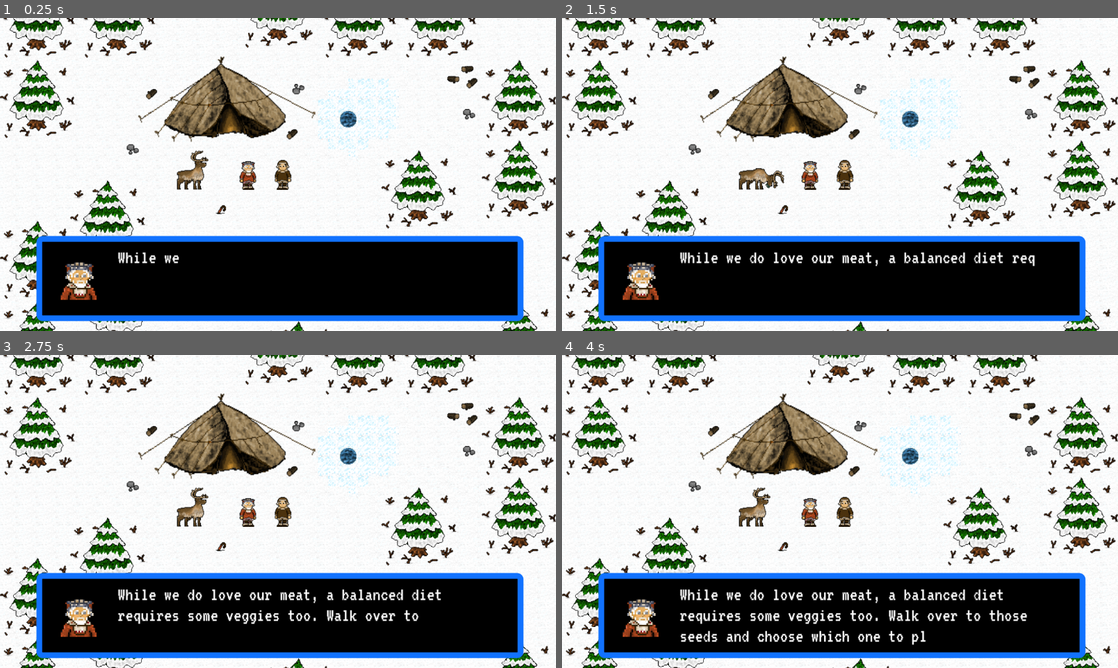
Above: before the commit, frames 1-4 (two rows, left to right).
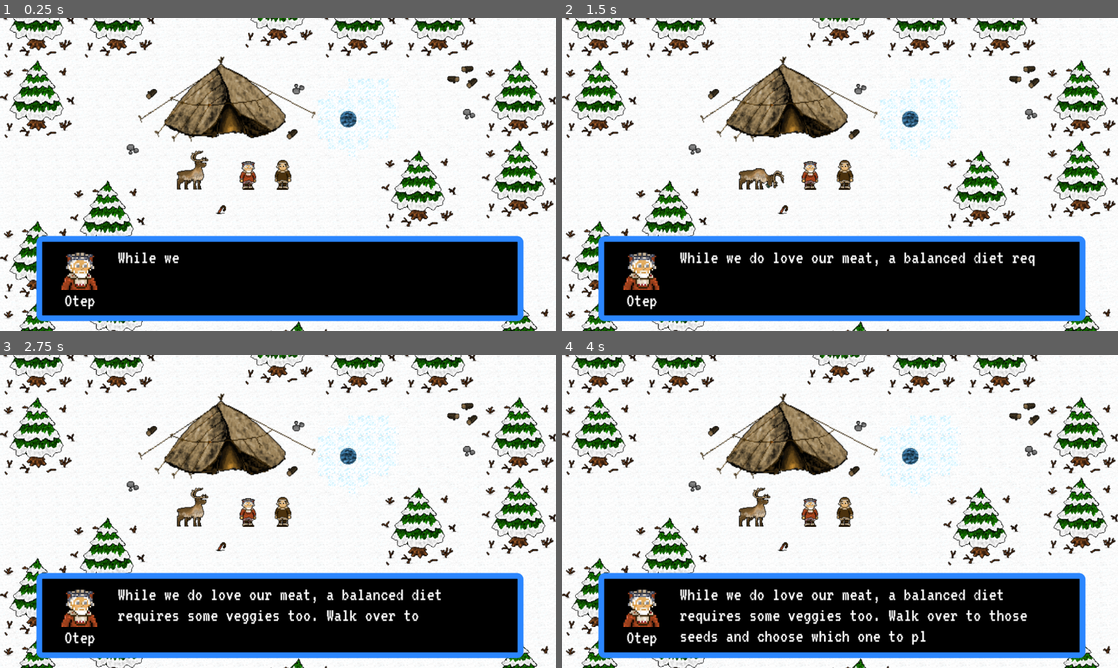
Above: after the commit, the same moments.

Repository: xkolyaskin/Mycrosoffed-Studios
Game: Godot game, scene res://Game.tscn
Same seed, same stepped clock (60 frames per second), same inputs: the game is played once before the commit and once after it. This scene is started directly instead of the project's main scene.
Inputs:
- Up to frame 1 (0.25 s): no input
- Up to frame 2 (1.5 s): hold D (move_right) 0.53-1.28 s; tap Space (interact) at 0.6, 1.35 s; hold S (move_down) from 1.28 s (still down)
- Up to frame 3 (2.75 s): release S (move_down) at 2.03 s; hold D (move_right) from 2.03 s (still down); tap Space (interact) at 2.1 s
- Up to frame 4 (4 s): release D (move_right) at 2.78 s; hold W (move_up) 2.78-3.53 s; tap Space (interact) at 2.85, 3.6 s; hold A (move_left) from 3.53 s (still down)

The runs differ from the first frame. In frame 1, 4.0% of the frame differs, in the area x 6-95%, y 69-97%; in frame 2, 4.0%; in frame 3, 4.0%; in frame 4, 4.0%.

Commit message:
fade to black

Diff:
--- a/new-game-project/dialogue.gd
+++ b/new-game-project/dialogue.gd
@@ -24,7 +24,8 @@
 var usedDialogue = []
 
 func _ready():
-
+	if get_tree().paused:
+		await get_tree().tree_unpaused
 	if scene == 1:
 		await play_dialogue(dialogue1_1)
 		print("next")
--- a/new-game-project/dialogue_box.tscn
+++ b/new-game-project/dialogue_box.tscn
@@ -10,7 +10,7 @@
 border_width_top = 12
 border_width_right = 12
 border_width_bottom = 12
-border_color = Color(0.0691185, 0.449165, 1, 1)
+border_color = Color(0.170373, 0.525484, 1, 1)
 corner_radius_top_left = 12
 corner_radius_top_right = 12
 corner_radius_bottom_right = 12
@@ -38,6 +38,16 @@
 autowrap_mode = 2
 
 [node name="LoreGuyHeadshotLowRes-1" type="Sprite2D" parent="."]
-position = Vector2(88, 88)
+position = Vector2(89.6104, 67.5325)
 scale = Vector2(0.77, 0.77)
 texture = ExtResource("2_0nste")
+
+[node name="Name" type="Label" parent="."]
+layout_mode = 0
+offset_left = 58.4416
+offset_top = 112.987
+offset_right = 122.442
+offset_bottom = 152.987
+theme_override_fonts/font = ExtResource("1_n23yb")
+theme_override_font_sizes/font_size = 40
+text = "Otep"
--- a/new-game-project/fade_to_black.gd
+++ b/new-game-project/fade_to_black.gd
@@ -3,27 +3,30 @@
 @onready var fade_rect = $FadeRect
 
 func _ready():
+	process_mode = Node.PROCESS_MODE_ALWAYS
 	fade_rect.visible = false
-	fade_rect.modulate.a = 0.0
+	fade_rect.modulate = Color(0, 0, 0, 0)
 
 func change_scene_with_fade(scene_path: String, duration := 1.0):
 	fade_rect.visible = true
+	fade_rect.modulate.a = 0.0
 
 	# fade to black
-	fade_rect.color = Color(0,0,0,0)
-	for i in range(0,255):
-		fade_rect.color = Color(0,0,0,i)
-		await get_tree().process_frame
-		await get_tree().create_timer(0.005).timeout
+	var fade_out = get_tree().create_tween().set_pause_mode(Tween.TWEEN_PAUSE_PROCESS)
+	fade_out.tween_property(fade_rect, "modulate:a", 1.0, duration)
+	await fade_out.finished
+	get_tree().change_scene_to_file(scene_path)
+	await get_tree().process_frame
+	await get_tree().process_frame
+	# pause new loaded scene
+	get_tree().paused = true
 
-	get_tree().change_scene_to_file(scene_path)
-
-	await get_tree().process_frame
-
-	#fade back
-	for i in range(0,255):
-		fade_rect.color = Color(0,0,0,255-i)
-		await get_tree().process_frame
-		await get_tree().create_timer(0.005).timeout
+	#fade back in
+	fade_rect.visible = true
+	fade_rect.modulate.a = 1.0
+	var fade_in = get_tree().create_tween().set_pause_mode(Tween.TWEEN_PAUSE_PROCESS)
+	fade_in.tween_property(fade_rect, "modulate:a", 0.0, duration)
+	await fade_in.finished
 
 	fade_rect.visible = false
+	get_tree().paused = false
--- a/new-game-project/fade_to_black.tscn
+++ b/new-game-project/fade_to_black.tscn
@@ -3,7 +3,7 @@
 [ext_resource type="Script" uid="uid://d0t53r8ax5nmp" path="res://fade_to_black.gd" id="1_piqfx"]
 
 [node name="SceneTransition" type="CanvasLayer"]
-layer = 128
+layer = 124
 script = ExtResource("1_piqfx")
 
 [node name="FadeRect" type="ColorRect" parent="."]
Not shown: 2 places in new-game-project/Game.tscn that only renumber resources
Not shown: 1 places in new-game-project/menu.tscn that only renumber resources
